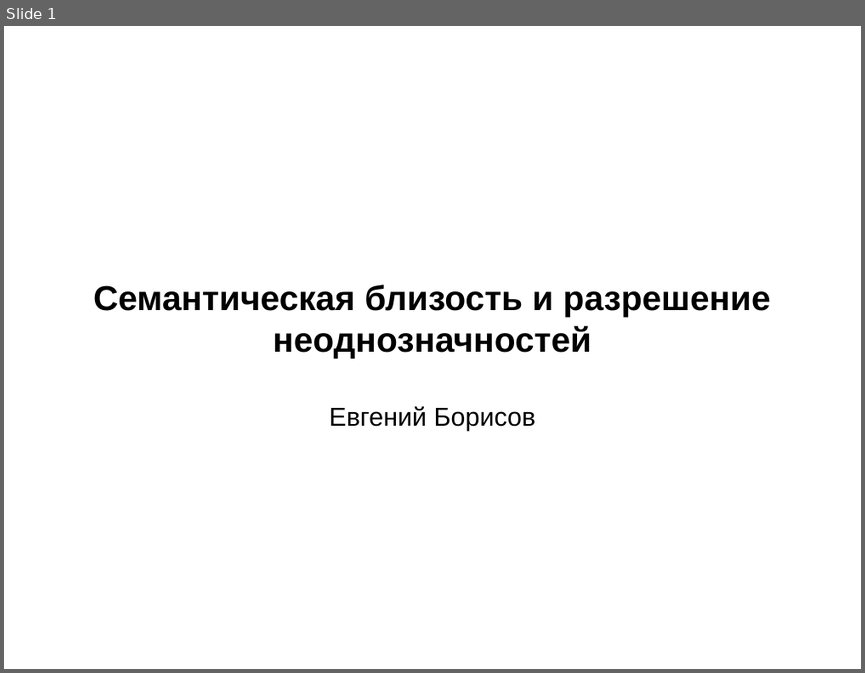
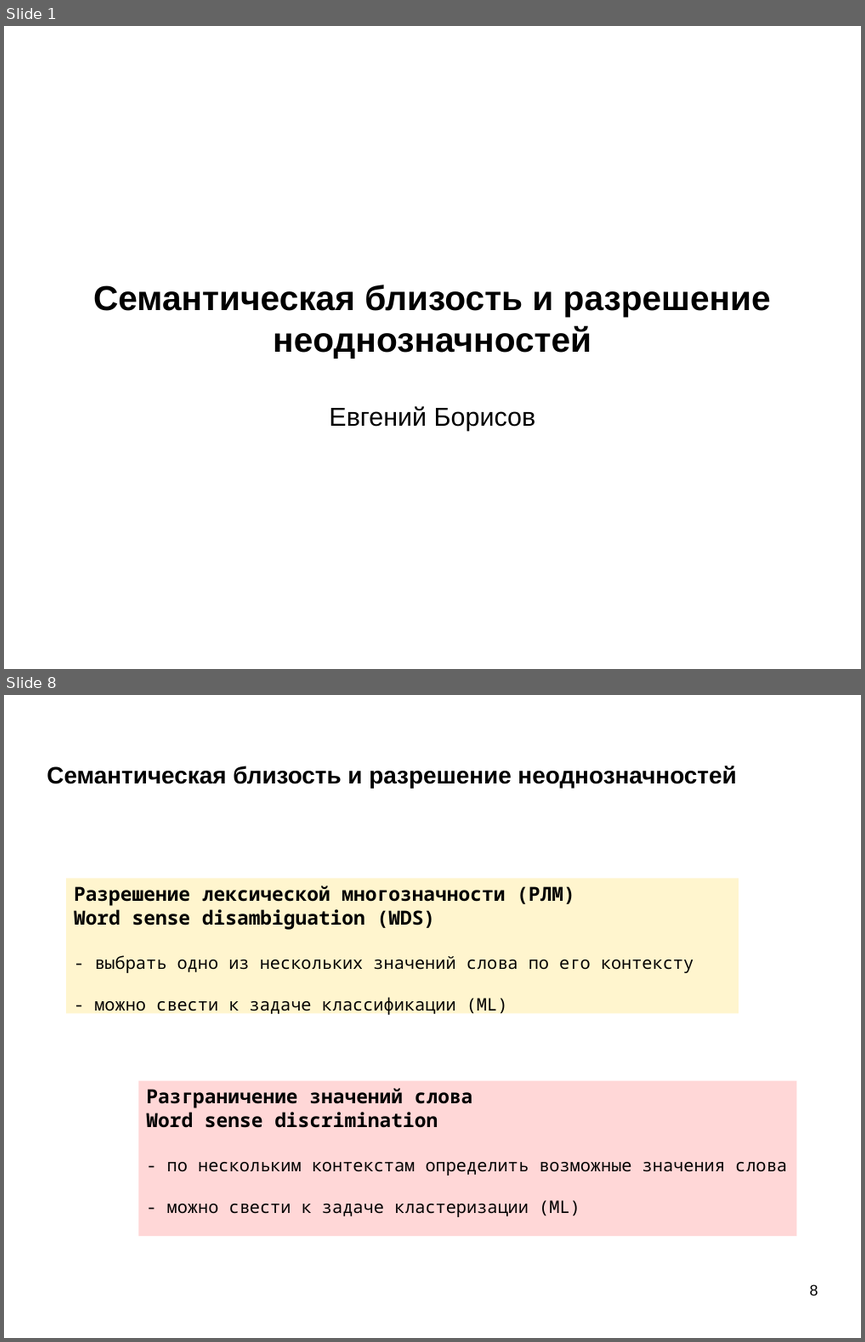
Before and after one commit to mechanoid5/ml_nlp_2022, a slide deck: 11-semantic.odp. Shown one above the other, each under a label of ours: slide 1 before the commit, slides 1 and 8 after it; the slides between them are not shown. The pictures are 865x673 and 865x1342 pixels, drawn with LibreOffice and Linux fonts; fonts in the diff are those of the drawing; background and template pictures are left out. Boxes give left, top, right and bottom in pixels: in the first picture for what was removed or moved away, otherwise in the second. Text is boxed around its words. In the diff, an @@ line names an element or a change of style, - is before the commit and + after.

```diff
--- a/11-semantic.odp
+++ b/11-semantic.odp
@@ slide 8 added at [4,695,861,1338], background picture (left out) @@
@@ title added at [46,766,736,788], 22 pt, text #000000, bold @@
+Семантическая близость и разрешение неоднозначностей
@@ rectangle added at [66,879,738,1014], fill #FFF5CE, 16 pt, text #000000 @@
+Разрешение лексической многозначности (РЛМ)
+Word sense disambiguation (WDS)
+- выбрать одно из нескольких значений слова по его контексту
+- можно свести к задаче классификации (ML)
@@ rectangle added at [138,1081,796,1236], fill #FFD7D7, 16 pt, text #000000 @@
+Разграничение значений слова
+Word sense discrimination
+- по нескольким контекстам определить возможные значения слова
+- можно свести к задаче кластеризации (ML)
@@ page number added at [810,1284,818,1295], 14 pt, text #000000 @@
+8
```
Also in this commit, not shown: 9 slides changed, 12 other slides added, 2 other files.
